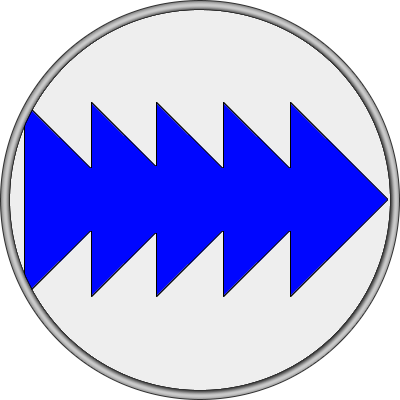
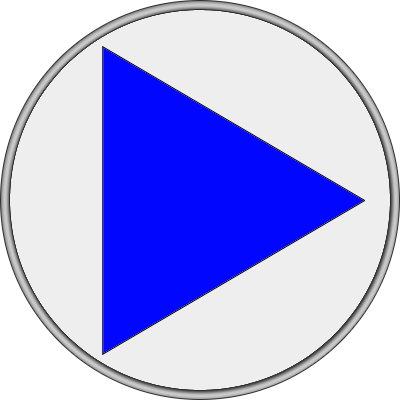
Comparing the layer stacks of the two (400, 400) images. Changes:
hid group "Triangles (5)" (1 layers) over [24, 102, 388, 297]
added layer "Play" above "Play Path" over [102, 46, 365, 355]
